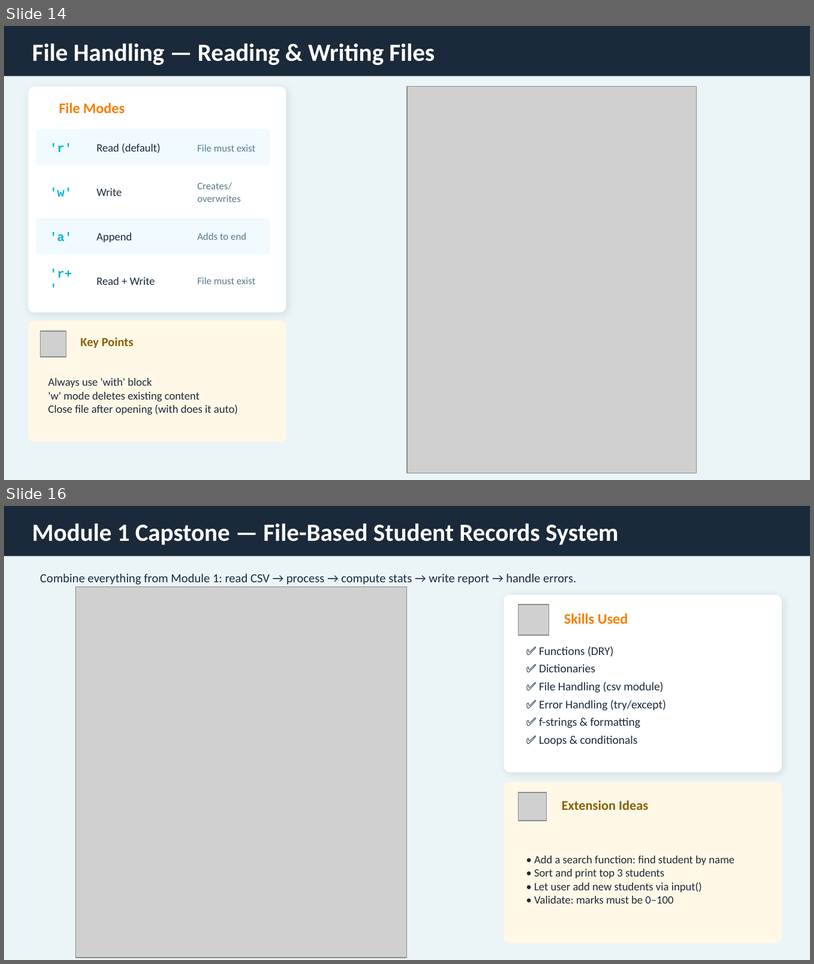
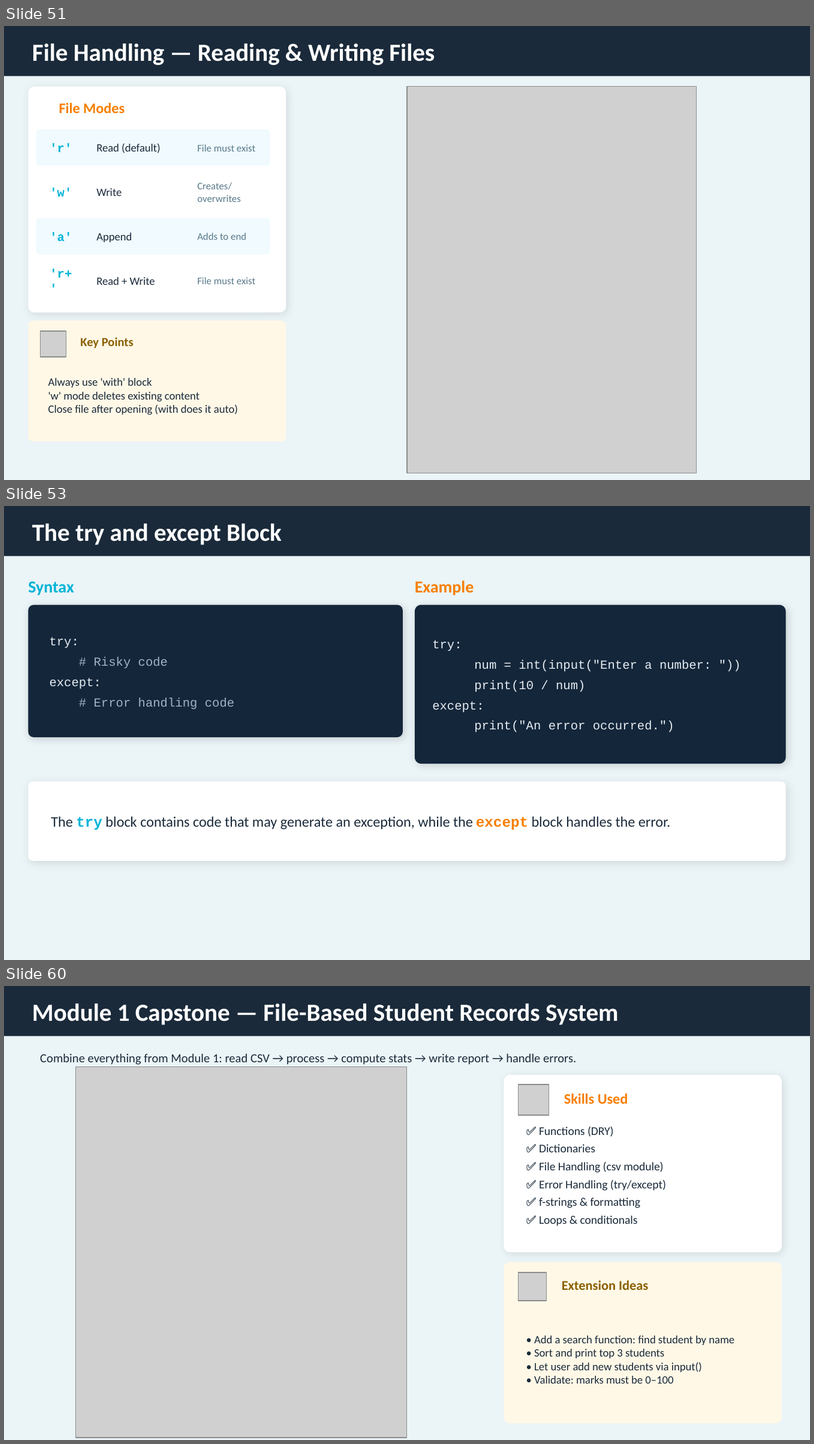
Before and after one commit to GursimranjeetSingh/2b-Academy, a slide deck: Presentations/Week2_Python_Bootcamp.pptx. Shown one above the other, each under a label of ours: slides 14 and 16 before the commit, slides 51, 53 and 60 after it; the slides between them are not shown. The pictures are 814x964 and 814x1444 pixels, drawn with LibreOffice and Linux fonts; fonts in the diff are those of the drawing; grey boxes stand for pictures. Boxes give left, top, right and bottom in pixels: in the first picture for what was removed or moved away, otherwise in the second. Text is boxed around its words. In the diff, an @@ line names an element or a change of style, - is before the commit and + after.

```diff
--- a/Presentations/Week2_Python_Bootcamp.pptx
+++ b/Presentations/Week2_Python_Bootcamp.pptx
@@ slide 53 added at <box>4,506,810,960</box>, background #EBF4F7 @@
@@ rectangle added at <box>4,506,810,556</box>, fill #1A2A3A @@
@@ text added at <box>32,523,282,545</box>, 22 pt, text #FFFFFF, bold @@
+The try and except Block
@@ text added at <box>28,581,74,595</box>, 15 pt, text #00B4D8, bold @@
+Syntax
@@ text added at <box>415,580,474,595</box>, 15 pt, text #F77F00, bold @@
+Example
@@ rounded rectangle added at <box>28,604,403,736</box>, fill #14263A @@
@@ rounded rectangle added at <box>415,604,786,763</box>, fill #14263A @@
@@ text added at <box>50,637,234,709</box>, 11 pt, text #9FB3C8 @@
+try:
+# Risky code
+except:
+# Error handling code
@@ text added at <box>432,640,711,732</box>, 11 pt, text #E6EDF3 @@
+try:
+num = int(input("Enter a number: "))
+print(10 / num)
+except:
+print("An error occurred.")
@@ rounded rectangle added at <box>28,781,786,860</box>, fill #FFFFFF @@
@@ text added at <box>51,816,671,829</box>, 13 pt, text #1A2A3A @@
+The try block contains code that may generate an exception, while the except block handles the error.
@@ what was slide 14 is now slide 51 @@
@@ what was slide 16 is now slide 60 @@
```
Also in this commit, not shown: 14 slides changed, 55 other slides added, 3 slides removed, 1 other file.
